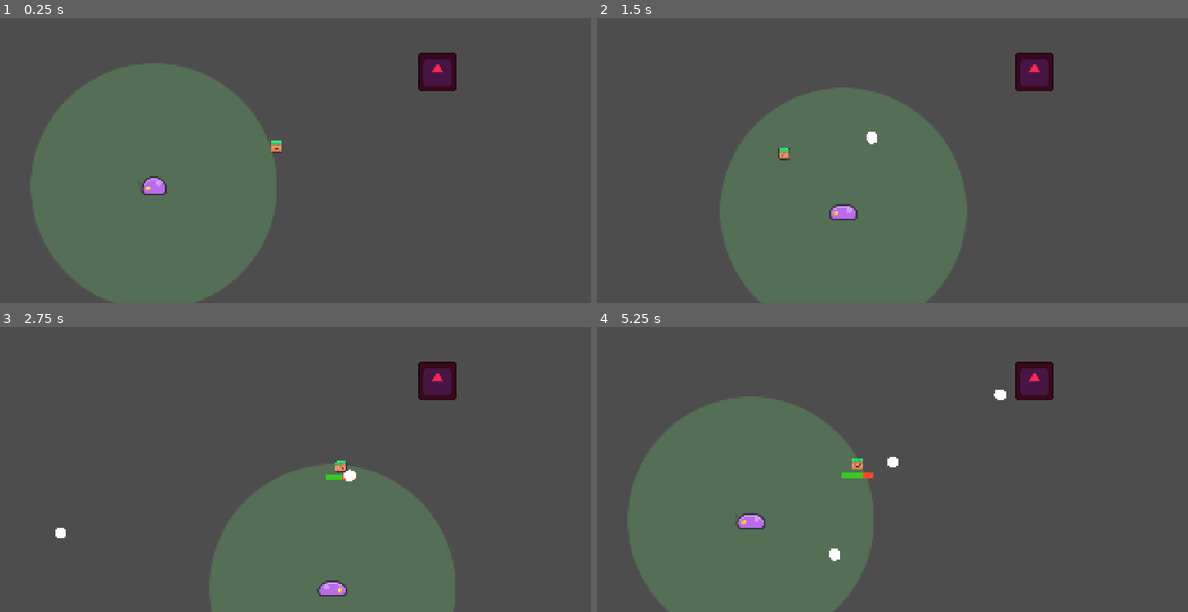
Above: before the commit, frames 1-4 (two rows, left to right).
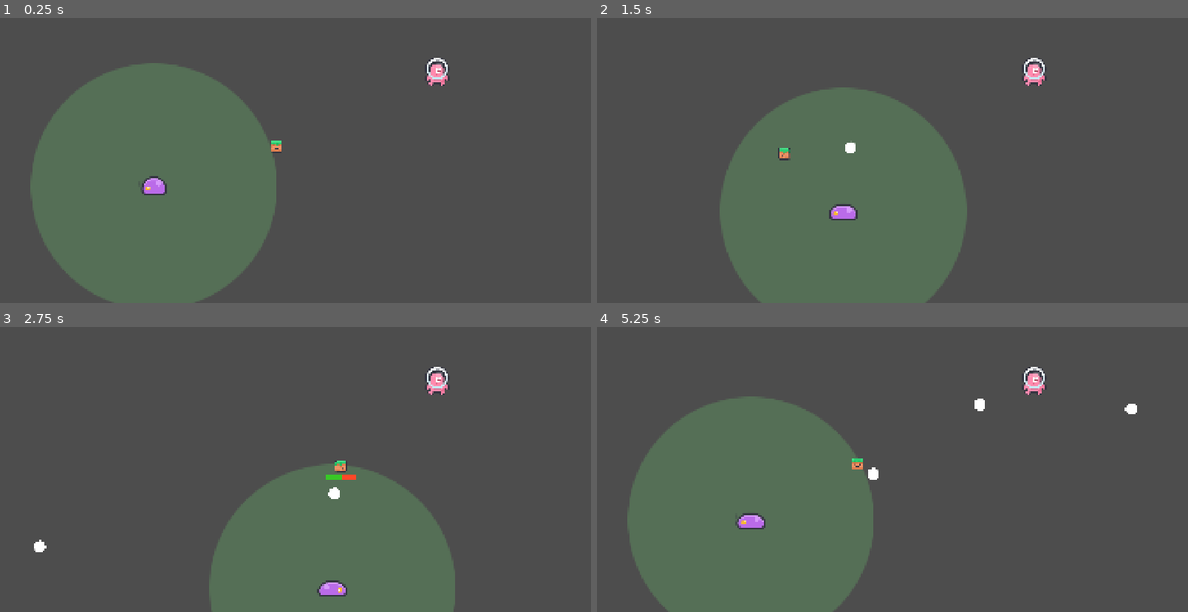
Above: after the commit, the same moments.

Repository: Slaith12/GMTK-2025
Game: Godot game, scene res://scenes/proj_test.tscn
Same seed, same stepped clock (60 frames per second), same inputs: the game is played once before the commit and once after it. The engine's default icon, where the game draws it, is replaced by a stand-in: a white triangle on a blue panel in a dark square.
Inputs (mouse positions are in pixels of both pictures, inside the frame that each line leads up to):
- Up to frame 1 (0.25 s): no input
- Up to frame 2 (1.5 s): move the mouse to (1022, 120) at 0.52 s; hold D (move_right) 0.53-1.28 s; hold Space (secondary_action) 0.53-1.28 s; move the mouse to (774, 154) at 1.27 s; hold S (move_down) from 1.28 s (still down); click (774, 154) at 1.35 s
- Up to frame 3 (2.75 s): tap Space (secondary_action) at 1.55 s; move the mouse to (354, 372) at 2.02 s; release S (move_down) at 2.03 s; hold D (move_right) from 2.03 s (still down); hold Space (secondary_action) from 2.03 s (still down)
- Up to frame 4 (5.25 s): move the mouse to (862, 512) at 2.77 s; release D (move_right) at 2.78 s; release Space (secondary_action) at 2.78 s; hold W (move_up) 2.78-3.53 s; tap Space (secondary_action) at 2.85, 3.8, 4.35 s; move the mouse to (1069, 495) at 3.52 s; press the mouse at (1069, 495) at 3.53 s; hold A (move_left) 3.53-5.03 s; move the mouse to (715, 395) at 4.27 s; release the mouse at (715, 395) at 4.28 s; move the mouse to (922, 446) at 5.02 s; hold S (move_down) from 5.03 s (still down); hold Space (secondary_action) from 5.03 s (still down)

The runs differ from the first frame. In frame 1, 0.9% of the frame differs, in the area x 70-78%, y 12-26%; in frame 2, 1.0%; in frame 3, 1.1%; in frame 4, 1.4%, in the area x 39-92%, y 12-83%.

Commit message:
Start of basic enemy

Diff:
--- a/health_object.gd
+++ b/health_object.gd
@@ -6,7 +6,7 @@
 
 @export var maxHealth := 33
 @export var currentHealth : int
-@export var regenDelay := 1.25
+@export var regenDelay := 1.75
 @export var regenTickDelay := 0.04
 @export var ignoreDamage := false
 
--- /dev/null
+++ b/scenes/basic_enemy.tscn
@@ -0,0 +1,139 @@
+[gd_scene load_steps=12 format=3 uid="uid://dok280bphjgw2"]
+
+[ext_resource type="Script" uid="uid://5opoga7p1yxi" path="res://scripts/basic_enemy.gd" id="1_fn5nn"]
+[ext_resource type="Texture2D" uid="uid://dco666h3mljbo" path="res://sprites/Kenney/spritesheet-characters-default.png" id="2_cuegt"]
+[ext_resource type="PackedScene" uid="uid://db4311qiu3x1w" path="res://scenes/health_object.tscn" id="3_wm70f"]
+
+[sub_resource type="CapsuleShape2D" id="CapsuleShape2D_ve544"]
+radius = 35.0
+height = 88.0
+
+[sub_resource type="CapsuleShape2D" id="CapsuleShape2D_qhw0p"]
+radius = 40.0
+height = 104.0
+
+[sub_resource type="Animation" id="Animation_cuegt"]
+resource_name = "Death"
+capture_included = true
+tracks/0/type = "value"
+tracks/0/imported = false
+tracks/0/enabled = true
+tracks/0/path = NodePath(".:targetVelocity")
+tracks/0/interp = 1
+tracks/0/loop_wrap = true
+tracks/0/keys = {
+"times": PackedFloat32Array(0.6),
+"transitions": PackedFloat32Array(1),
+"update": 2,
+"values": [Vector2(0, 0)]
+}
+tracks/1/type = "method"
+tracks/1/imported = false
+tracks/1/enabled = true
+tracks/1/path = NodePath(".")
+tracks/1/interp = 1
+tracks/1/loop_wrap = true
+tracks/1/keys = {
+"times": PackedFloat32Array(1),
+"transitions": PackedFloat32Array(1),
+"values": [{
+"args": [],
+"method": &"queue_free"
+}]
+}
+
+[sub_resource type="Animation" id="Animation_wm70f"]
+length = 0.001
+tracks/0/type = "value"
+tracks/0/imported = false
+tracks/0/enabled = true
+tracks/0/path = NodePath(".:targetVelocity")
+tracks/0/interp = 1
+tracks/0/loop_wrap = true
+tracks/0/keys = {
+"times": PackedFloat32Array(0),
+"transitions": PackedFloat32Array(1),
+"update": 0,
+"values": [Vector2(0, 0)]
+}
+
+[sub_resource type="AnimationLibrary" id="AnimationLibrary_wm70f"]
+_data = {
+&"Death": SubResource("Animation_cuegt"),
+&"RESET": SubResource("Animation_wm70f")
+}
+
+[sub_resource type="Animation" id="Animation_n365g"]
+resource_name = "Hit"
+tracks/0/type = "value"
+tracks/0/imported = false
+tracks/0/enabled = true
+tracks/0/path = NodePath("Sprite2D:modulate")
+tracks/0/interp = 1
+tracks/0/loop_wrap = true
+tracks/0/keys = {
+"times": PackedFloat32Array(0, 0.15, 0.3),
+"transitions": PackedFloat32Array(1, 1, 1),
+"update": 0,
+"values": [Color(1, 0.196078, 0.137255, 1), Color(1, 0.196078, 0.137255, 1), Color(1, 1, 1, 1)]
+}
+
+[sub_resource type="Animation" id="Animation_fn5nn"]
+length = 0.001
+tracks/0/type = "value"
+tracks/0/imported = false
+tracks/0/enabled = true
+tracks/0/path = NodePath("Sprite2D:modulate")
+tracks/0/interp = 1
+tracks/0/loop_wrap = true
+tracks/0/keys = {
+"times": PackedFloat32Array(0),
+"transitions": PackedFloat32Array(1),
+"update": 0,
+"values": [Color(1, 1, 1, 1)]
+}
+
+[sub_resource type="AnimationLibrary" id="AnimationLibrary_cij6a"]
+_data = {
+&"Hit": SubResource("Animation_n365g"),
+&"RESET": SubResource("Animation_fn5nn")
+}
+
+[node name="BasicEnemy" type="CharacterBody2D"]
+script = ExtResource("1_fn5nn")
+deathKnockback = 500.0
+fireSpacing = 70
+
+[node name="Sprite2D" type="Sprite2D" parent="."]
+position = Vector2(0, -23)
+texture = ExtResource("2_cuegt")
+region_enabled = true
+region_rect = Rect2(256, 640, 128, 128)
+
+[node name="CollisionShape2D" type="CollisionShape2D" parent="."]
+position = Vector2(0, -1)
+shape = SubResource("CapsuleShape2D_ve544")
+
+[node name="HealthObject" parent="." instance=ExtResource("3_wm70f")]
+position = Vector2(0, 56)
+regenDelay = 1.5
+
+[node name="CollisionShape2D" type="CollisionShape2D" parent="HealthObject"]
+position = Vector2(0, -62)
+shape = SubResource("CapsuleShape2D_qhw0p")
+
+[node name="AnimationPlayer" type="AnimationPlayer" parent="."]
+libraries = {
+&"": SubResource("AnimationLibrary_wm70f")
+}
+
+[node name="AnimationPlayer2" type="AnimationPlayer" parent="."]
+libraries = {
+&"": SubResource("AnimationLibrary_cij6a")
+}
+
+[node name="FirePos" type="Marker2D" parent="."]
+position = Vector2(0, 70)
+
+[connection signal="damaged" from="HealthObject" to="." method="hurt" unbinds=2]
+[connection signal="killed" from="HealthObject" to="." method="kill" unbinds=1]
--- a/scenes/companion.tscn
+++ b/scenes/companion.tscn
@@ -254,7 +254,7 @@
 position = Vector2(0, -37)
 shape = SubResource("CircleShape2D_p4qgt")
 
-[connection signal="body_entered" from="ProjectileInfluencer" to="." method="_on_projectile_influencer_body_entered"]
-[connection signal="body_exited" from="ProjectileInfluencer" to="." method="_on_projectile_influencer_body_exited"]
+[connection signal="area_entered" from="ProjectileInfluencer" to="." method="_on_projectile_influencer_body_entered"]
+[connection signal="area_exited" from="ProjectileInfluencer" to="." method="_on_projectile_influencer_body_exited"]
 [connection signal="damaged" from="HealthObject" to="." method="hurt" unbinds=2]
 [connection signal="killed" from="HealthObject" to="." method="stun"]
--- a/scenes/proj_test.tscn
+++ b/scenes/proj_test.tscn
@@ -2,9 +2,9 @@
 
 [ext_resource type="Script" uid="uid://c4sv0sn5c54s2" path="res://scripts/proj_test.gd" id="1_l6ekr"]
 [ext_resource type="PackedScene" uid="uid://b3j8u5c5t8iit" path="res://scenes/player.tscn" id="2_0e3rl"]
-[ext_resource type="Texture2D" uid="uid://chy0e4xh47rgt" path="res://icon.svg" id="3_b5mkc"]
 [ext_resource type="Texture2D" uid="uid://cmt7vgxoib7du" path="res://sprites/circle.png" id="3_l6ekr"]
 [ext_resource type="PackedScene" uid="uid://bjs8v8m4mkf0i" path="res://scenes/missile.tscn" id="5_b5mkc"]
+[ext_resource type="PackedScene" uid="uid://dok280bphjgw2" path="res://scenes/basic_enemy.tscn" id="6_exloi"]
 [ext_resource type="PackedScene" uid="uid://il4a147i4nn3" path="res://scenes/companion.tscn" id="6_ipo53"]
 
 [sub_resource type="CircleShape2D" id="CircleShape2D_ipo53"]
@@ -19,18 +19,12 @@
 z_index = 5
 position = Vector2(-461, 160)
 baseSpeed = 400.0
-knockbackForce = 300.0
 
 [node name="RangeDisplay" type="Sprite2D" parent="Player"]
 self_modulate = Color(0.47451, 1, 0.490196, 0.192157)
 z_index = -2
 z_as_relative = false
 texture = ExtResource("3_l6ekr")
-
-[node name="Spawner" type="Sprite2D" parent="."]
-modulate = Color(1, 0.152941, 0.34902, 1)
-position = Vector2(460, -212)
-texture = ExtResource("3_b5mkc")
 
 [node name="Missile" parent="." groups=["PlayerDamaging"] instance=ExtResource("5_b5mkc")]
 process_mode = 4
@@ -49,6 +43,7 @@
 position = Vector2(503, 52)
 influenceStrength = 15000.0
 targetRadius = 200.0
+redirectCoef = -0.4
 
 [node name="CollisionShape2D" parent="Companion/ProjectileInfluencer" index="0"]
 visible = false
@@ -65,6 +60,9 @@
 scale = Vector2(0.78125, 0.78125)
 texture = ExtResource("3_l6ekr")
 
+[node name="BasicEnemy" parent="." instance=ExtResource("6_exloi")]
+position = Vector2(459, -205)
+
 [connection signal="influence_activate" from="Companion" to="." method="_on_player_influence_activate"]
 [connection signal="influence_deactivate" from="Companion" to="." method="_on_player_influence_deactivate"]
 
--- /dev/null
+++ b/scripts/basic_enemy.gd
@@ -0,0 +1,52 @@
+class_name BasicEnemy
+extends CharacterBody2D
+
+@onready var animation_player: AnimationPlayer = $AnimationPlayer
+@onready var secondary_anims: AnimationPlayer = $AnimationPlayer2
+@onready var health_object: HealthObject = $HealthObject
+@onready var fire_pos: Marker2D = $FirePos
+
+@export var attackCooldown := 2.5
+@export var deathKnockback := 200.0
+@export var fireSpacing := 90
+@export var acceleration := 300.0
+
+@export var targetVelocity : Vector2
+
+var isDead := false
+
+signal died(source: Node2D)
+
+# Called when the node enters the scene tree for the first time.
+func _ready() -> void:
+	pass # Replace with function body.
+
+func _physics_process(delta: float) -> void:
+	var accelStrength := acceleration * delta
+	var accelDir := targetVelocity - velocity
+	if accelDir.length() < accelStrength:
+		velocity = targetVelocity
+	else:
+		velocity += accelDir.normalized() * accelStrength
+
+	move_and_slide()
+
+func fire(direction: Vector2, projectile: Missile):
+	fire_pos.position = direction.normalized() * fireSpacing
+	projectile.global_position = fire_pos.global_position
+	projectile.velocity = direction * projectile.target_velocity
+
+func hurt() -> void:
+	if secondary_anims.current_animation == "Hit":
+		secondary_anims.stop(true)
+	secondary_anims.play("Hit")
+
+func kill(killer: Node2D) -> void:
+	isDead = true
+	health_object.ignoreDamage = true
+	health_object.regenTimer = 100
+	velocity = (global_position - killer.global_position).normalized() * deathKnockback
+	targetVelocity = Vector2.ZERO
+	animation_player.clear_queue()
+	animation_player.play("Death")
+	died.emit(killer)
--- a/scripts/companion.gd
+++ b/scripts/companion.gd
@@ -41,6 +41,8 @@
 func influence_projectiles(delta: float) -> void:
 	for i in influencedProjectiles.size():
 		var proj := influencedProjectiles[i]
+		if proj.activeTime < proj.waitTime:
+			continue
 		var velocity := proj.velocity
 		var offset := global_position - proj.global_position
 		var congruency := offset.normalized().dot(velocity.normalized())
--- a/scripts/proj_test.gd
+++ b/scripts/proj_test.gd
@@ -3,7 +3,7 @@
 @onready var influence_display: Sprite2D = $Companion/InfluenceDisplay
 @onready var inner_display: Sprite2D = $Companion/InnerDisplay
 @onready var player: Player = $Player
-@onready var spawner: Sprite2D = $Spawner
+@onready var spawner: BasicEnemy = $BasicEnemy
 @onready var missile: Missile = $Missile
 @onready var companion: Companion = $Companion
 @onready var companion_influence_shape: CollisionShape2D = $Companion/ProjectileInfluencer/CollisionShape2D
@@ -34,11 +34,10 @@
 func _input(event: InputEvent) -> void:
 	if event.is_action_pressed("secondary_action"):
 		var instance : Missile = missile.duplicate()
-		instance.velocity = spawner.position.direction_to(player.position) * missile.target_velocity
-		instance.position = spawner.position
 		instance.process_mode = Node.PROCESS_MODE_INHERIT
 		instance.show()
 		add_child(instance)
+		spawner.fire(spawner.position.direction_to(player.position), instance)
 	elif event.is_action_pressed("primary_action"):
 		companion.activate()
 	elif event.is_action_released("primary_action"):
--- a/scripts/projectile.gd
+++ b/scripts/projectile.gd
@@ -4,10 +4,13 @@
 @export var mass := 1.0
 @export var pierces := 1
 @export var damage := 10
+@export var waitTime := 0.1
 
 var velocity : Vector2
+var activeTime := 0.0
 
 func _physics_process(delta: float) -> void:
+	activeTime += delta
 	translate(velocity * delta)
 
 
Not shown, added: scripts/basic_enemy.gd.uid
